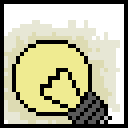
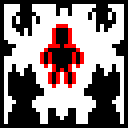
The second 128 × 128 image is a revision of the first. Changes to its layers:
added layer "Layer #5" above "Layer #4" over [4, 4, 124, 124]
hid "Layer #4" over [4, 4, 124, 124]
